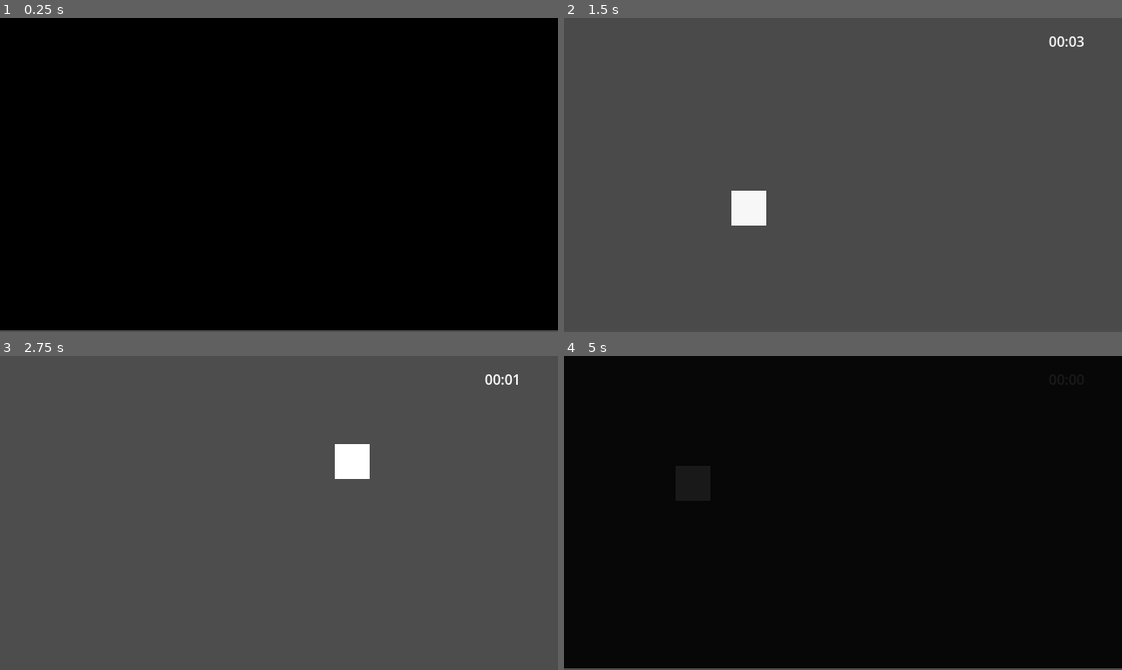
Above: before the commit, frames 1-4 (two rows, left to right).
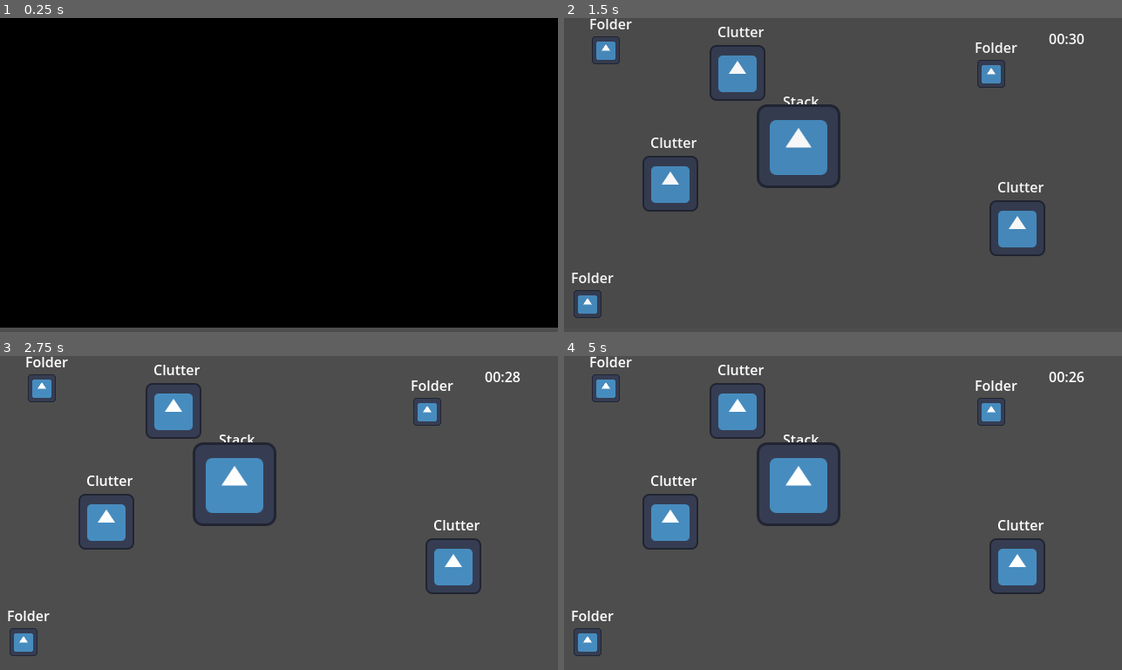
Above: after the commit, the same moments.

Repository: milk9111/godot-wild-jam-79
Game: Godot game, scene res://game.tscn
Two runs of this game, one before a commit and one after it. Both use one fixed random seed, a clock stepped at 60 frames per second and the inputs below. The engine's default icon, where the game draws it, is replaced by a stand-in: a white triangle on a blue panel in a dark square.
Inputs (mouse positions are in pixels of both pictures, inside the frame that each line leads up to):
- Up to frame 1 (0.25 s): no input
- Up to frame 2 (1.5 s): tap Enter at 0.5 s; move the mouse to (580, 36) at 0.52 s; click (580, 36) at 0.6 s; move the mouse to (731, 190) at 1.27 s; click (731, 190) at 1.35 s
- Up to frame 3 (2.75 s): tap Space at 2 s; move the mouse to (334, 443) at 2.02 s; click (334, 443) at 2.1 s
- Up to frame 4 (5 s): move the mouse to (815, 575) at 2.77 s; click (815, 575) at 2.85 s; tap Enter at 3.5 s; move the mouse to (1010, 560) at 3.52 s; click (1010, 560) at 3.6 s; tap Space at 4.25 s; move the mouse to (675, 465) at 4.27 s; click (675, 465) at 4.35 s

The runs differ from the first frame. In frame 1, 0.8% of the frame differs, in the area x 0-100%, y 98-100%; in frame 2, 7.8%; in frame 3, 7.8%; in frame 4, 99%, in the area x 0-100%, y 0-100%.

Commit message:
Adding initial event bus autoload

Diff:
--- a/clock.tscn
+++ b/clock.tscn
@@ -11,7 +11,7 @@
 text = "12:00 AM"
 
 [node name="Timer" type="Timer" parent="."]
-wait_time = 3.0
+wait_time = 30.0
 one_shot = true
 
 [connection signal="timeout" from="Timer" to="." method="_on_timer_timeout"]
--- a/day_transition.tscn
+++ b/day_transition.tscn
@@ -1,4 +1,19 @@
 [gd_scene load_steps=5 format=3 uid="uid://3e5vl55s2u0u"]
+
+[sub_resource type="Animation" id="Animation_fpm1c"]
+length = 0.001
+tracks/0/type = "value"
+tracks/0/imported = false
+tracks/0/enabled = true
+tracks/0/path = NodePath("DayTransition/ColorRect:color")
+tracks/0/interp = 1
+tracks/0/loop_wrap = true
+tracks/0/keys = {
+"times": PackedFloat32Array(0),
+"transitions": PackedFloat32Array(1),
+"update": 0,
+"values": [Color(0, 0, 0, 1)]
+}
 
 [sub_resource type="Animation" id="Animation_vessc"]
 resource_name = "fade_in"
@@ -14,21 +29,6 @@
 "transitions": PackedFloat32Array(1, 1),
 "update": 0,
 "values": [Color(0, 0, 0, 0), Color(0, 0, 0, 1)]
-}
-
-[sub_resource type="Animation" id="Animation_fpm1c"]
-length = 0.001
-tracks/0/type = "value"
-tracks/0/imported = false
-tracks/0/enabled = true
-tracks/0/path = NodePath("DayTransition/ColorRect:color")
-tracks/0/interp = 1
-tracks/0/loop_wrap = true
-tracks/0/keys = {
-"times": PackedFloat32Array(0),
-"transitions": PackedFloat32Array(1),
-"update": 0,
-"values": [Color(0, 0, 0, 1)]
 }
 
 [sub_resource type="Animation" id="Animation_p7vur"]
--- /dev/null
+++ b/event_bus.gd
@@ -0,0 +1,5 @@
+extends Node
+
+signal succeeded_placement
+signal failed_placement
+signal nudged_obstacle
--- a/game.gd
+++ b/game.gd
@@ -25,11 +25,11 @@
 	day_manager.clock.initialize()
 	_set_day_holder(day_manager.get_current_day_scene())
 	day_transition.play("fade_out")
-	# unpause player input
+	get_tree().paused = false
 
 
 func _unload_current_day():
-	# pause player input
+	get_tree().paused = true
 	day_transition.play("fade_in")
 
 
--- a/game.tscn
+++ b/game.tscn
@@ -1,14 +1,20 @@
-[gd_scene load_steps=4 format=3 uid="uid://cuclpry2ndhpk"]
+[gd_scene load_steps=7 format=3 uid="uid://cuclpry2ndhpk"]
 
 [ext_resource type="PackedScene" uid="uid://wa1i5183d2r0" path="res://day_manager.tscn" id="1_80nbo"]
 [ext_resource type="Script" uid="uid://cy61n3qf3jchw" path="res://game.gd" id="1_e2o6t"]
 [ext_resource type="PackedScene" uid="uid://3e5vl55s2u0u" path="res://day_transition.tscn" id="3_feb5d"]
+[ext_resource type="PackedScene" path="res://test_interact.tscn" id="3_ryrav"]
+[ext_resource type="PackedScene" uid="uid://df0lpevlmgut" path="res://mouse_tester.tscn" id="4_eow3j"]
+[ext_resource type="PackedScene" uid="uid://dk2prnnpuoi8c" path="res://mouse_tester_2.tscn" id="5_j5wjh"]
 
 [node name="Game" type="Node"]
+process_mode = 3
 script = ExtResource("1_e2o6t")
 
 [node name="DayManager" parent="." instance=ExtResource("1_80nbo")]
+process_mode = 1
 position = Vector2(557, 15)
+days = Array[PackedScene]([ExtResource("3_ryrav"), ExtResource("4_eow3j"), ExtResource("5_j5wjh")])
 
 [node name="DayHolder" type="Node" parent="."]
 
--- a/project.godot
+++ b/project.godot
@@ -20,6 +20,10 @@
 run/size/viewport_width=1152
 run/name="New Game Project"
 
+[autoload]
+
+EventBus="*res://event_bus.gd"
+
 [display]
 
 window/size/viewport_width=640
Not shown, added: event_bus.gd.uid
Not shown: 1 places in test_interact.tscn that only renumber resources
